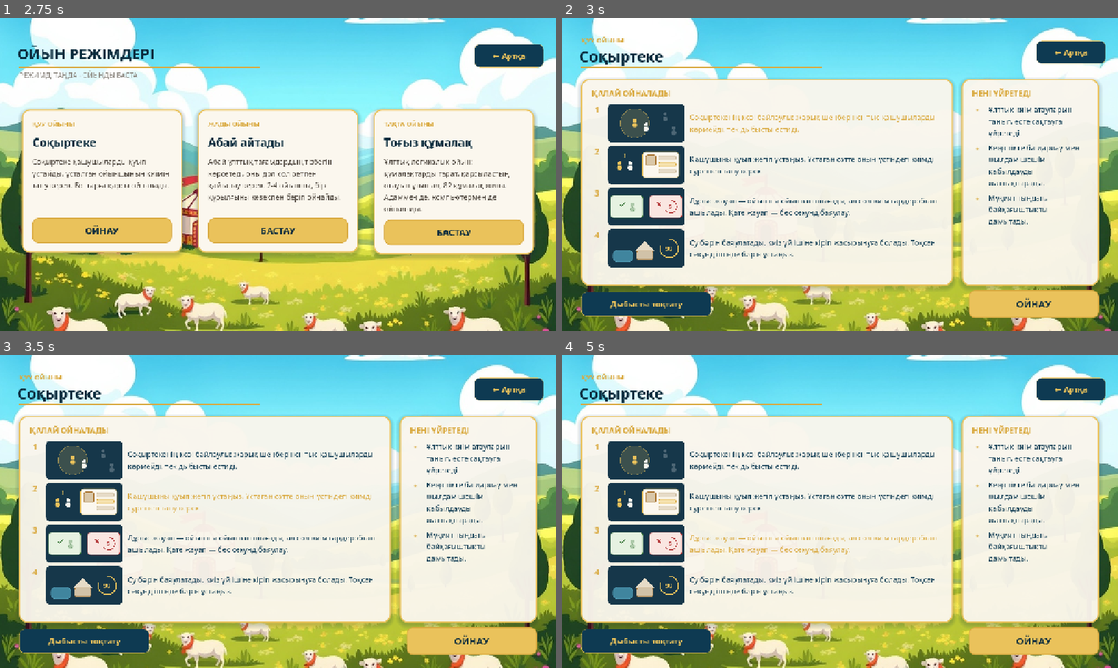
Above: before the commit, frames 1-4 (two rows, left to right).
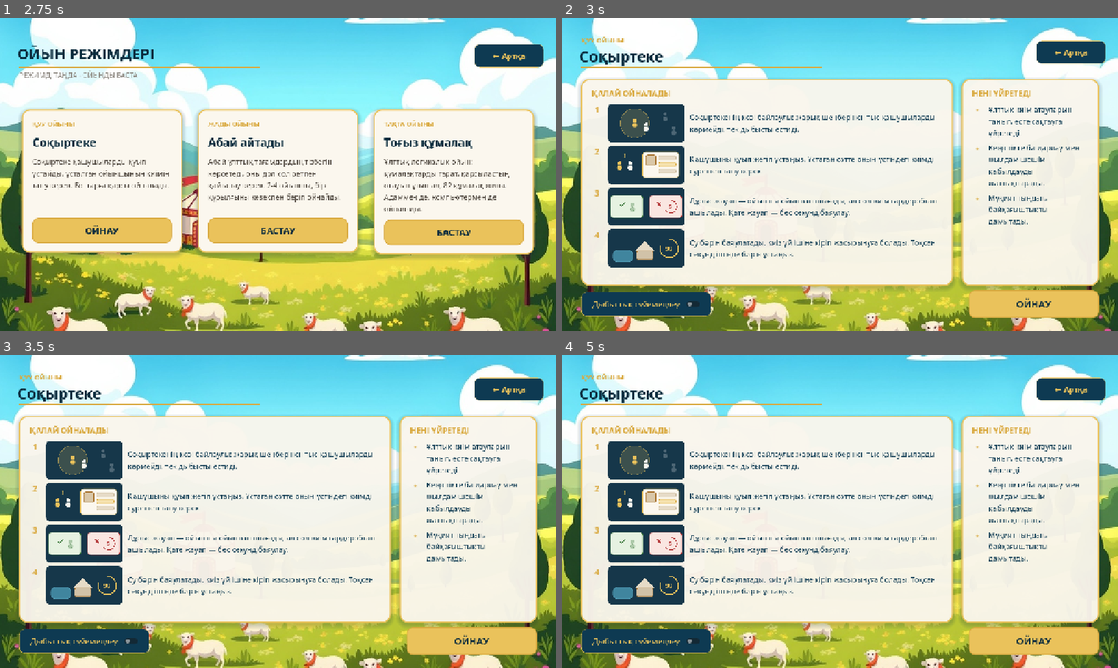
Above: after the commit, the same moments.

Repository: mmeirbek/sanlaq
Game: Godot game, scene res://scenes/ui/mode_briefing.tscn
Same seed, same stepped clock (60 frames per second), same inputs: the game is played once before the commit and once after it. This scene is started directly instead of the project's main scene. Sound files missing from this copy of the repository are replaced by a short silence.
Inputs (mouse positions are in pixels of both pictures, inside the frame that each line leads up to):
- Up to frame 1 (2.75 s): click "← Артқа" at 0.5 s; click (205, 124) at 1.27 s; type "Alex" at 1.35 s; click "ОЙНАУ" at 2 s
- Up to frame 2 (3 s): click "ОЙНАУ" at 2.75 s
- Up to frame 3 (3.5 s): no input
- Up to frame 4 (5 s): click (767, 461) at 3.52 s; click (767, 502) at 4.27 s

Frame 1 is identical in both runs. In frame 2, 0.7% of the frame differs, in the area x 5-67%, y 30-93%; in frame 3, 0.6%; in frame 4, 0.7%.

Commit message:
Озвучка объяснений выключена по умолчанию и запоминается
Объяснение режима задумано читаемым в тишине, поэтому голос больше не
включается сам при открытии экрана.

Кнопка озвучки заменена на переключатель: так видно, что это настройка, а
не разовое действие. Выбор сохраняется в briefing_voice_enabled и дальше
действует на объяснения всех режимов, пока его не выключат.

Клик по строке переслушивает её только при включённой озвучке — иначе
экран молчит целиком, и голос из ниоткуда был бы неожиданным.

Строка «Дыбысты тоқтату» удалена из локализации: она подставлялась в
кнопку во время чтения, а у переключателя подпись постоянная.

Тесты проверяют обе стороны: что по умолчанию экран молчит и переключатель
выключен, что включение начинает читать и сохраняется, что выключение
замолкает и тоже сохраняется. Прогон восстанавливает исходное значение
настройки — тест не должен менять настройки игрока.

Co-Authored-By: Claude Opus 5 <noreply@anthropic.com>

Diff:
--- a/assets/i18n/ui_strings.csv
+++ b/assets/i18n/ui_strings.csv
@@ -228,7 +228,6 @@
 НЕНІ ҮЙРЕТЕДІ,НЕНІ ҮЙРЕТЕДІ,WHAT IT TEACHES
 ОЙЫН РЕЖІМІ,ОЙЫН РЕЖІМІ,GAME MODE
 Дыбыстық сүйемелдеу,Дыбыстық сүйемелдеу,Play narration
-Дыбысты тоқтату,Дыбысты тоқтату,Stop narration
 "Соқыртекенің көзі байлаулы: жарық шеңберінен тыс қашушыларды көрмейді, тек дыбысты естиді.","Соқыртекенің көзі байлаулы: жарық шеңберінен тыс қашушыларды көрмейді, тек дыбысты естиді.",The blind goat's eyes are covered: it cannot see runners outside the ring of light and only hears them.
 Қашушыны қуып жетіп ұстаңыз. Ұстаған сәтте оның үстіндегі киімді суреттен тану керек.,Қашушыны қуып жетіп ұстаңыз. Ұстаған сәтте оның үстіндегі киімді суреттен тану керек.,Chase a runner down and tag them. At the moment of the tag you must identify the clothing they are wearing from a picture.
 "Дұрыс жауап — ойыншы ойыннан шығады, ал сол киім гардеробтан ашылады. Қате жауап — бес секунд баяулау.","Дұрыс жауап — …(217 unchanged characters)…
--- a/autoload/game_settings.gd
+++ b/autoload/game_settings.gd
@@ -8,6 +8,9 @@
 var audio_sfx_enabled: bool = true
 var audio_music_enabled: bool = true
 var screen_shake_enabled: bool = true
+## Озвучка экранов-объяснений. По умолчанию выключена: объяснение читается
+## глазами, а голос включается по желанию и дальше работает во всех режимах.
+var briefing_voice_enabled: bool = false
 var show_player_names: bool = true
 
 func _ready() -> void:
@@ -42,6 +45,7 @@
 	audio_sfx_enabled = SaveManager.get_setting("sfx_enabled", true)
 	audio_music_enabled = SaveManager.get_setting("music_enabled", true)
 	screen_shake_enabled = SaveManager.get_setting("screen_shake_enabled", true)
+	briefing_voice_enabled = SaveManager.get_setting("briefing_voice_enabled", false)
 	show_player_names = SaveManager.get_setting("show_player_names", true)
 	_apply_language()
 
@@ -60,6 +64,10 @@
 func set_music_volume(volume: float) -> void:
 	audio_music_volume = clampf(volume, 0.0, 1.0)
 	SaveManager.set_setting("music_volume", audio_music_volume)
+
+func set_briefing_voice_enabled(enabled: bool) -> void:
+	briefing_voice_enabled = enabled
+	SaveManager.set_setting("briefing_voice_enabled", enabled)
 
 func set_screen_shake_enabled(enabled: bool) -> void:
 	screen_shake_enabled = enabled
--- a/scenes/ui/mode_briefing.gd
+++ b/scenes/ui/mode_briefing.gd
@@ -6,9 +6,10 @@
 ## Текст локализуется обычным `tr()`: строки в ресурсе хранятся по-казахски и
 ## они же являются ключами в `assets/i18n/ui_strings.csv`.
 ##
-## Озвучка идёт строка за строкой, подсвечивая ту, которую читают. Если голоса
-## нет вовсе, подсветка всё равно проходит по строкам в темпе чтения — экран
-## одинаково работает и со звуком, и без него.
+## Озвучка по умолчанию выключена: объяснение читается глазами. Включённая
+## запоминается в настройках и дальше работает во всех режимах. Когда она идёт,
+## подсвечивается читаемая строка; если голоса нет вовсе, подсветка всё равно
+## проходит по строкам в темпе чтения — экран работает и со звуком, и без него.
 
 ## Куда вести после брифинга.
 const ROUTES := {
@@ -29,7 +30,7 @@
 @onready var _title: Label = %Title
 @onready var _steps_box: VBoxContainer = %StepsBox
 @onready var _skills_box: VBoxContainer = %SkillsBox
-@onready var _voice_btn: Button = %VoiceBtn
+@onready var _voice_btn: CheckButton = %VoiceBtn
 @onready var _start_btn: Button = %StartBtn
 @onready var _back_btn: Button = %BackBtn
 
@@ -40,7 +41,9 @@
 
 	_start_btn.pressed.connect(_on_start_pressed)
 	_back_btn.pressed.connect(_on_back_pressed)
-	_voice_btn.pressed.connect(_on_voice_pressed)
+	# Состояние ставим до подключения сигнала, иначе он сработает на установке.
+	_voice_btn.button_pressed = GameSettings.briefing_voice_enabled
+	_voice_btn.toggled.connect(_on_voice_toggled)
 
 	_briefing = AssetRegistry.get_briefing(SceneRouter.get_pending_briefing())
 	if _briefing == null:
@@ -54,7 +57,8 @@
 	_title.text = tr(_briefing.title)
 	_build_lines()
 	Telemetry.log_event("briefing_open", {"mode": _briefing.id})
-	_start_narration()
+	if GameSettings.briefing_voice_enabled:
+		_start_narration()
 
 func _build_lines() -> void:
 	for box: VBoxContainer in [_steps_box, _skills_box]:
@@ -119,7 +123,7 @@
 	click.focus_mode = Control.FOCUS_NONE
 	click.mouse_default_cursor_shape = Control.CURSOR_POINTING_HAND
 	click.set_anchors_preset(Control.PRESET_FULL_RECT)
-	click.pressed.connect(_speak_line.bind(index))
+	click.pressed.connect(_on_line_pressed.bind(index))
 
 	var host := MarginContainer.new()
 	host.add_child(row)
@@ -145,12 +149,10 @@
 	if index < 0 or index >= _spoken.size():
 		_current_line = -1
 		_playing = false
-		_update_voice_btn()
 		return
 	_playing = true
 	_current_line = index
 	_set_line_active(index, true)
-	_update_voice_btn()
 	_narration.speak(_briefing.voice_id(index), tr(_spoken[index]))
 
 func _on_line_finished() -> void:
@@ -163,16 +165,22 @@
 	_set_line_active(_current_line, false)
 	_current_line = -1
 	_playing = false
-	_update_voice_btn()
-
-func _update_voice_btn() -> void:
-	_voice_btn.text = tr("Дыбысты тоқтату") if _playing else tr("Дыбыстық сүйемелдеу")
-
-func _on_voice_pressed() -> void:
-	if _playing:
+
+## Клик по строке переслушивает её — но только когда озвучка включена: иначе
+## экран молчит целиком, и голос из ниоткуда был бы неожиданным.
+func _on_line_pressed(index: int) -> void:
+	if not GameSettings.briefing_voice_enabled:
+		return
+	_speak_line(index)
+
+## Переключатель — это настройка, а не разовое действие: выбор запоминается и
+## действует на объяснения всех режимов.
+func _on_voice_toggled(enabled: bool) -> void:
+	GameSettings.set_briefing_voice_enabled(enabled)
+	if enabled:
+		_start_narration()
+	else:
 		_stop_narration()
-	else:
-		_start_narration()
 
 func _on_start_pressed() -> void:
 	_stop_narration()
--- a/scenes/ui/mode_briefing.tscn
+++ b/scenes/ui/mode_briefing.tscn
@@ -162,7 +162,7 @@
 size_flags_horizontal = 3
 theme_override_constants/separation = 10
 
-[node name="VoiceBtn" type="Button" parent="."]
+[node name="VoiceBtn" type="CheckButton" parent="."]
 unique_name_in_owner = true
 layout_mode = 0
 offset_left = 44.0
--- a/tools/modes_smoke_test.gd
+++ b/tools/modes_smoke_test.gd
@@ -83,9 +83,14 @@
 ## Главное в озвучке — что она сама двигается по строкам. Проверяем на одной
 ## короткой строке, чтобы тест не ждал полминуты.
 func _test_narration_advances() -> void:
+	var settings := _autoload("GameSettings")
+	var was_enabled: bool = settings.briefing_voice_enabled
+	settings.set_briefing_voice_enabled(true)
+
 	_autoload("SceneRouter").set_pending_briefing("togyz_qumalaq")
 	var n := await _mount("res://scenes/ui/mode_briefing.tscn")
 	if n == null:
+		settings.set_briefing_voice_enabled(was_enabled)
 		return
 	var last := int(n.get("_spoken").size()) - 2
 	n.call("_speak_line", last)
@@ -104,6 +109,7 @@
 		"озвучка: сама перешла на следующую строку (%d)" % (last + 1))
 	_check(seen.has(-1), "озвучка: дошла до конца списка и остановилась")
 	await _drop(n)
+	settings.set_briefing_voice_enabled(was_enabled)
 
 func _test_briefing(mode_id: String) -> void:
 	var brief: ModeBriefing = _autoload("AssetRegistry").get_briefing(mode_id)
@@ -139,9 +145,14 @@
 				print("[test]    .. нет озвучки: ", path)
 	_check(missing_voice == 0, "%s: озвучены все строки на kk и en (нет: %d)" % [mode_id, missing_voice])
 
+	var settings := _autoload("GameSettings")
+	var was_enabled: bool = settings.briefing_voice_enabled
+	settings.set_briefing_voice_enabled(false)
+
 	_autoload("SceneRouter").set_pending_briefing(mode_id)
 	var n := await _mount("res://scenes/ui/mode_briefing.tscn")
 	if n == null:
+		settings.set_briefing_voice_enabled(was_enabled)
 		return
 	_check_backdrop(n, brief.backdrop as SanlaqSceneBackdrop.Variant, mode_id + " (брифинг)")
 	_check((n.get_node("%Title") as Label).text == tr(brief.title),
@@ -177,13 +188,29 @@
 	var first_voice := load("res://assets/audio/voice/kk/%s.wav" % brief.voice_id(0))
 	_check(first_voice is AudioStream, "%s: файл озвучки грузится как аудиопоток" % mode_id)
 
-	# Клик по строке переводит озвучку на неё, кнопка — останавливает.
-	n.call("_speak_line", 2)
+	var voice_btn := n.get_node("%VoiceBtn") as CheckButton
+	# По умолчанию экран молчит, и переключатель это показывает.
+	_check(not bool(n.get("_playing")), "%s: по умолчанию озвучка молчит" % mode_id)
+	_check(not voice_btn.button_pressed, "%s: переключатель озвучки выключен" % mode_id)
+	# И клик по строке тоже молчит, пока озвучка выключена.
+	n.call("_on_line_pressed", 2)
+	_check(not bool(n.get("_playing")), "%s: клик по строке молчит при выключенной озвучке" % mode_id)
+
+	# Включаем: читает и запоминается для всех режимов.
+	voice_btn.button_pressed = true
+	_check(bool(n.get("_playing")), "%s: включённая озвучка начинает читать" % mode_id)
+	_check(settings.briefing_voice_enabled, "%s: выбор сохранён в настройках" % mode_id)
+	n.call("_on_line_pressed", 2)
 	_check(int(n.get("_current_line")) == 2, "%s: клик по строке переводит озвучку на неё" % mode_id)
-	_check(bool(n.get("_playing")), "%s: озвучка идёт" % mode_id)
-	(n.get_node("%VoiceBtn") as Button).pressed.emit()
-	_check(not bool(n.get("_playing")), "%s: кнопка останавливает озвучку" % mode_id)
-	await _drop(n)
+
+	# Выключаем: замолкает и снова запоминается.
+	voice_btn.button_pressed = false
+	_check(not bool(n.get("_playing")), "%s: выключённая озвучка замолкает" % mode_id)
+	_check(not settings.briefing_voice_enabled, "%s: выключение тоже сохранено" % mode_id)
+
+	await _drop(n)
+	# Тест не должен менять настройки игрока.
+	settings.set_briefing_voice_enabled(was_enabled)
 
 # --- Абай айтады -------------------------------------------------------------
 
Not shown, changed: README.md
Not shown, changed: SANLAQ_PROJECT_CONTEXT.md
